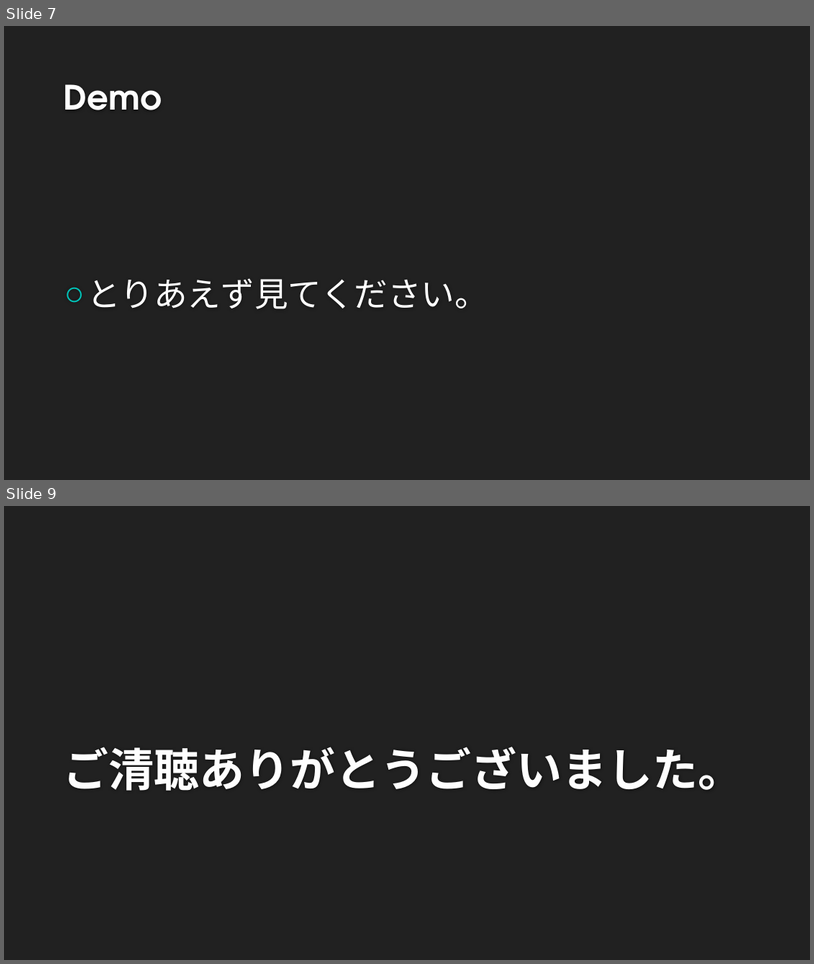
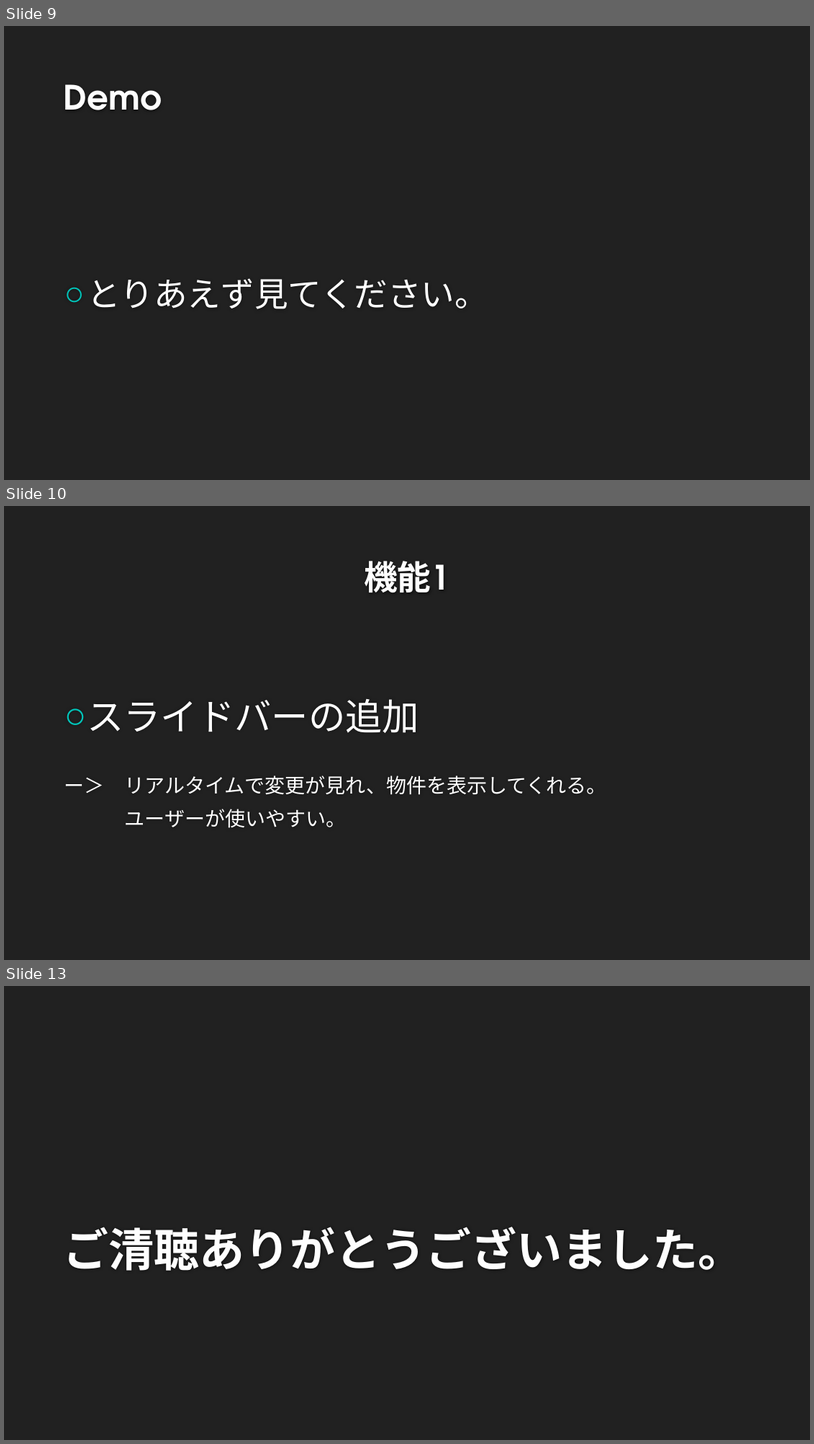
Before and after one commit to nagasakiunimori/team-a, a slide deck: intern-pre.pptx. Shown one above the other, each under a label of ours: slides 7 and 9 before the commit, slides 9, 10 and 13 after it; the slides between them are not shown. The pictures are 814x964 and 814x1444 pixels, drawn with LibreOffice and Linux fonts; fonts in the diff are those of the drawing; background and template pictures are left out. Boxes give left, top, right and bottom in pixels: in the first picture for what was removed or moved away, otherwise in the second. Text is boxed around its words. In the diff, an @@ line names an element or a change of style, - is before the commit and + after.

```diff
--- a/intern-pre.pptx
+++ b/intern-pre.pptx
@@ slide 10 added at (x1=4, y1=506, x2=810, y2=960), background #212121 @@
@@ title added at (x1=364, y1=561, x2=450, y2=592), 40 pt, text #FEFEFE, bold @@
+機能1
@@ text added at (x1=64, y1=699, x2=607, y2=828), 24 pt, text #FFFFFF @@
+○ スライドバーの追加
+ー＞ リアルタイムで変更が見れ、物件を表示してくれる。
+ユーザーが使いやすい。
@@ what was slide 7 is now slide 9 @@
@@ what was slide 9 is now slide 13 @@
```
Also in this commit, not shown: 2 slides changed, 3 other slides added, 1 other file.
